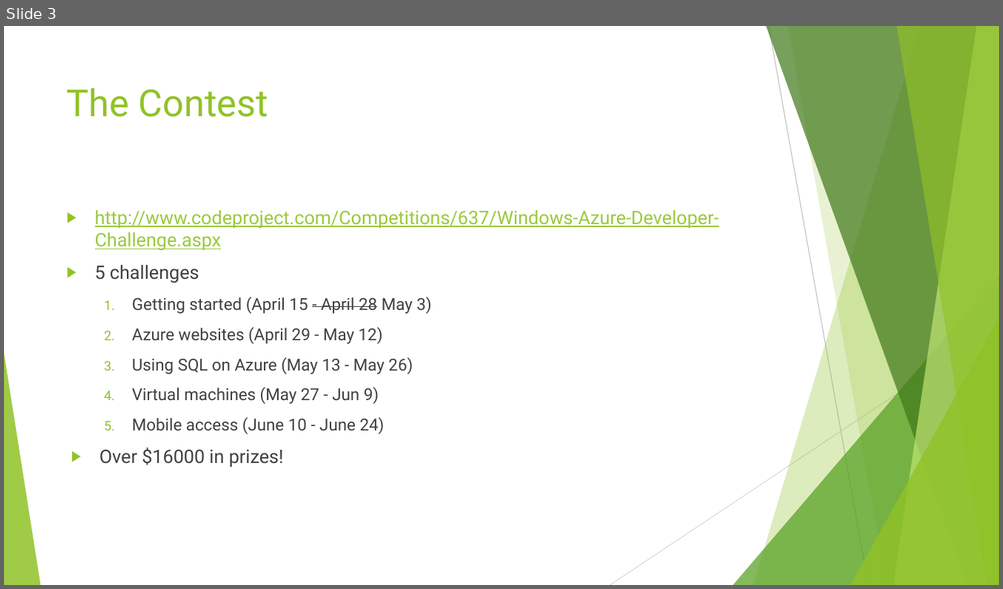
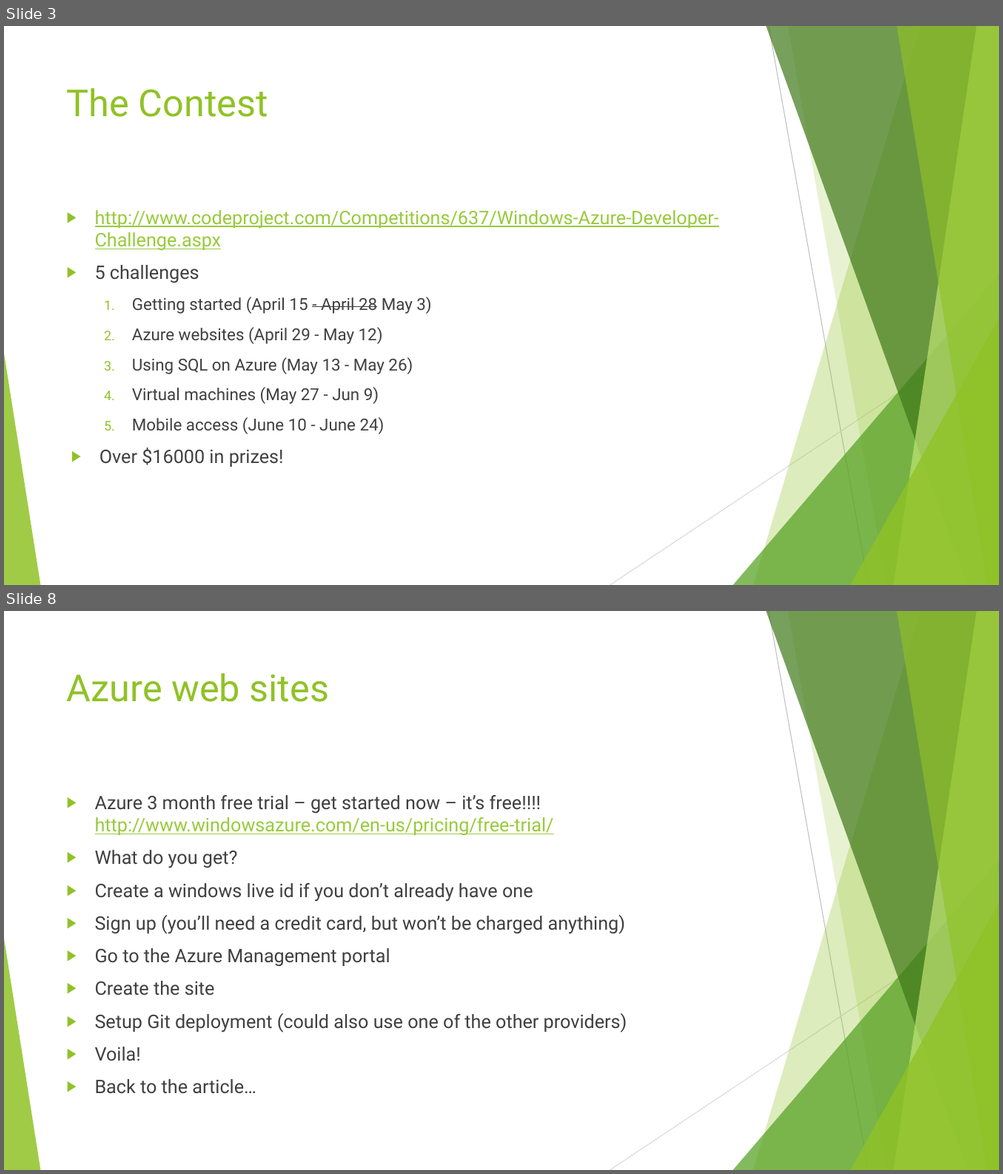
Before and after one commit to phillee007/youconf, a slide deck: The CodeProject Windows Azure Developer Contest.pptx. Shown one above the other, each under a label of ours: slide 3 before the commit, slides 3 and 8 after it; the slides between them are not shown. The pictures are 1003x589 and 1003x1174 pixels, drawn with LibreOffice and Linux fonts; fonts in the diff are those of the drawing. Boxes give left, top, right and bottom in pixels: in the first picture for what was removed or moved away, otherwise in the second. Text is boxed around its words. In the diff, an @@ line names an element or a change of style, - is before the commit and + after.

```diff
--- a/The CodeProject Windows Azure Developer Contest.pptx
+++ b/The CodeProject Windows Azure Developer Contest.pptx
@@ slide 8 added at bbox=[4, 611, 999, 1170], background #FFFFFF; not listed: 10 template elements that a slide beside it also shows @@
@@ title added at bbox=[67, 673, 329, 702], 36 pt, text #90C226 @@
+Azure web sites
@@ text added at bbox=[95, 795, 627, 1094], 18 pt, text #404040 @@
+▶ Azure 3 month free trial – get started now – it’s free!!!! http://www.windowsazure.com/en-us/pricing/free-trial/
+▶ What do you get?
+▶ Create a windows live id if you don’t already have one
+▶ Sign up (you’ll need a credit card, but won’t be charged anything)
+▶ Go to the Azure Management portal
+▶ Create the site
+▶ Setup Git deployment (could also use one of the other providers)
+▶ Voila!
+▶ Back to the article…
```
Also in this commit, not shown: 2 slides changed, 12 other slides added.
